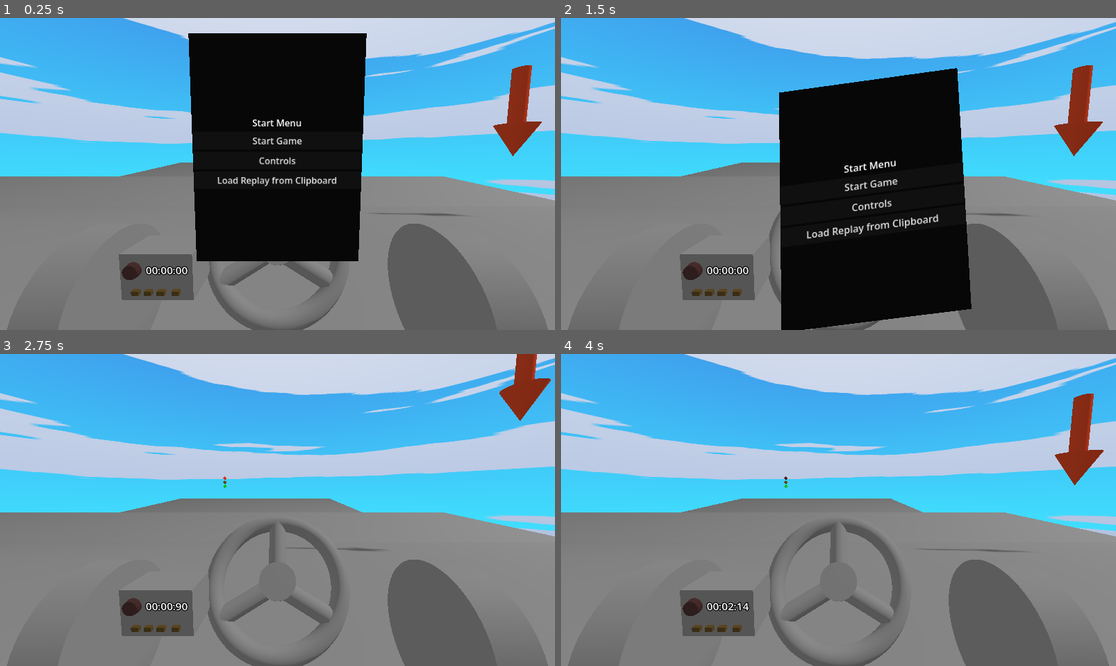
Above: before the commit, frames 1-4 (two rows, left to right).
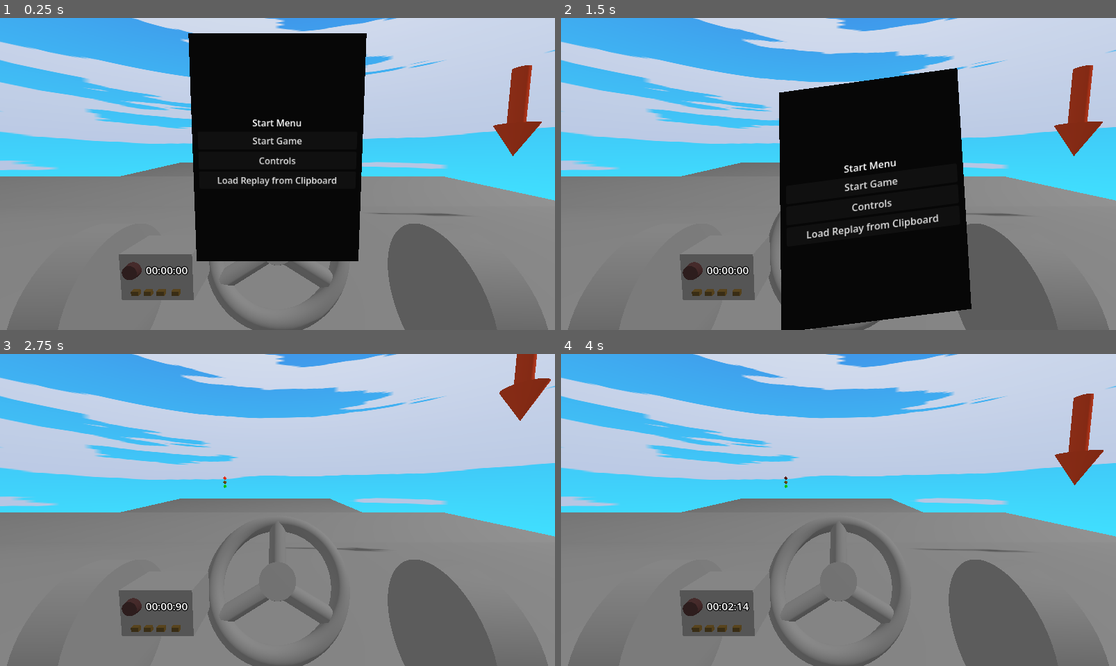
Above: after the commit, the same moments.

Repository: Lievven/connections
Game: Godot game, scene res://test_scene.tscn
Two runs of this game, one before a commit and one after it. Both use one fixed random seed, a clock stepped at 60 frames per second and the inputs below.
Inputs (mouse positions are in pixels of both pictures, inside the frame that each line leads up to):
- Up to frame 1 (0.25 s): no input
- Up to frame 2 (1.5 s): tap Enter at 0.5 s; move the mouse to (960, 158) at 0.52 s; hold Right 0.53-1.28 s; click (960, 158) at 0.67 s; tap Space (accelerate) at 1.25 s; move the mouse to (727, 189) at 1.27 s; hold Ctrl (brake) from 1.28 s (still down)
- Up to frame 3 (2.75 s): move the mouse to (333, 441) at 2.02 s; release Ctrl (brake) at 2.03 s; hold Right from 2.03 s (still down)
- Up to frame 4 (4 s): move the mouse to (810, 572) at 2.77 s; release Right at 2.78 s; hold Space (accelerate) 2.78-3.53 s; click (810, 572) at 2.92 s; move the mouse to (1005, 556) at 3.52 s; hold Left from 3.53 s (still down)

The runs differ from the first frame. In frame 1, 11% of the frame differs, in the area x 0-100%, y 0-59%; in frame 2, 12%; in frame 3, 15%; in frame 4, 15%.
Error in both runs: Out of bounds get index '0' (on base: 'Array[float]') (res://utilities/drive_path.gd:43)

Commit message:
Minor modification to skybox and menu layout

Diff:
--- a/menus/keybind_button.gd
+++ b/menus/keybind_button.gd
@@ -14,7 +14,6 @@
 		return
 	linked_event = events[event_index]
 	text = linked_event.as_text().split("-")[0]
-	print(text)
 
 
 func relay_input(event: InputEvent) -> void:
--- a/menus/pause_menu.gd
+++ b/menus/pause_menu.gd
@@ -27,7 +27,7 @@
 	menu_tween.bind_node(self)
 	menu_tween.set_trans(Tween.TRANS_CUBIC)
 
-	var new_offset: Vector2 = Vector2(0, 0)
+	var new_offset: Vector2 = Vector2(10, 0)
 
 	if new_menu == Menu.START:
 		new_offset -= start_menu_position
--- a/menus/pause_menu.tscn
+++ b/menus/pause_menu.tscn
@@ -21,10 +21,14 @@
 color = Color(0.05, 0.05, 0.05, 1)
 
 [node name="StartMenu" type="VBoxContainer" parent="." unique_id=1162966116]
-layout_mode = 1
-anchors_preset = 15
-anchor_right = 1.0
-anchor_bottom = 1.0
+custom_minimum_size = Vector2(280, 0)
+layout_mode = 1
+anchors_preset = 13
+anchor_left = 0.5
+anchor_right = 0.5
+anchor_bottom = 1.0
+offset_left = -111.5
+offset_right = 111.5
 grow_horizontal = 2
 grow_vertical = 2
 
@@ -59,12 +63,14 @@
 size_flags_vertical = 3
 
 [node name="GameOverMenu" type="VBoxContainer" parent="." unique_id=2014536761]
-layout_mode = 1
-anchors_preset = 15
-anchor_right = 1.0
-anchor_bottom = 1.0
-offset_left = 310.0
-offset_right = 310.0
+custom_minimum_size = Vector2(280, 0)
+layout_mode = 1
+anchors_preset = 13
+anchor_left = 0.5
+anchor_right = 0.5
+anchor_bottom = 1.0
+offset_left = 160.0
+offset_right = 440.0
 grow_horizontal = 2
 grow_vertical = 2
 
@@ -98,12 +104,14 @@
 size_flags_vertical = 3
 
 [node name="PauseMenu" type="VBoxContainer" parent="." unique_id=488058042]
-layout_mode = 1
-anchors_preset = 15
-anchor_right = 1.0
-anchor_bottom = 1.0
-offset_left = 620.0
-offset_right = 620.0
+custom_minimum_size = Vector2(280, 0)
+layout_mode = 1
+anchors_preset = 13
+anchor_left = 0.5
+anchor_right = 0.5
+anchor_bottom = 1.0
+offset_left = 450.0
+offset_right = 730.0
 grow_horizontal = 2
 grow_vertical = 2
 
@@ -138,12 +146,16 @@
 size_flags_vertical = 3
 
 [node name="ControlsMenu" type="VBoxContainer" parent="." unique_id=1618708950]
-layout_mode = 1
-anchors_preset = 15
-anchor_right = 1.0
-anchor_bottom = 1.0
-offset_top = 410.0
-offset_bottom = 410.0
+custom_minimum_size = Vector2(280, 0)
+layout_mode = 1
+anchors_preset = 13
+anchor_left = 0.5
+anchor_right = 0.5
+anchor_bottom = 1.0
+offset_left = -140.0
+offset_top = 400.0
+offset_right = 140.0
+offset_bottom = 400.0
 grow_horizontal = 2
 grow_vertical = 2
 
--- a/sky_try.tres
+++ b/sky_try.tres
@@ -15,7 +15,9 @@
 colors = PackedColorArray(1, 1, 1, 1, 0, 0, 0, 1)
 
 [sub_resource type="FastNoiseLite" id="FastNoiseLite_vr1i5"]
+noise_type = 0
 frequency = 0.007
+metadata/_preview_in_3d_space_ = true
 
 [sub_resource type="NoiseTexture2D" id="NoiseTexture2D_woa5y"]
 width = 256
